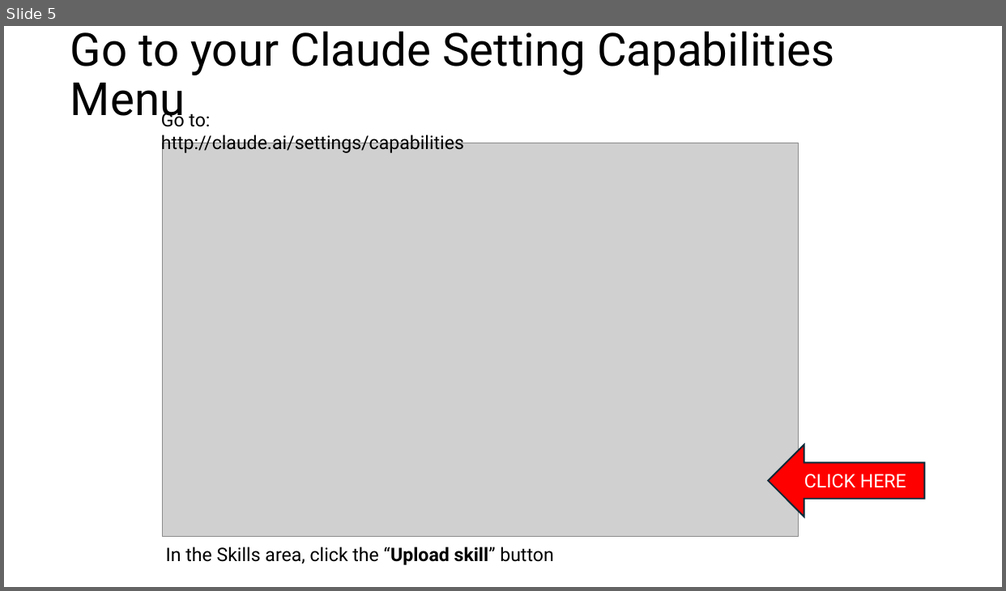
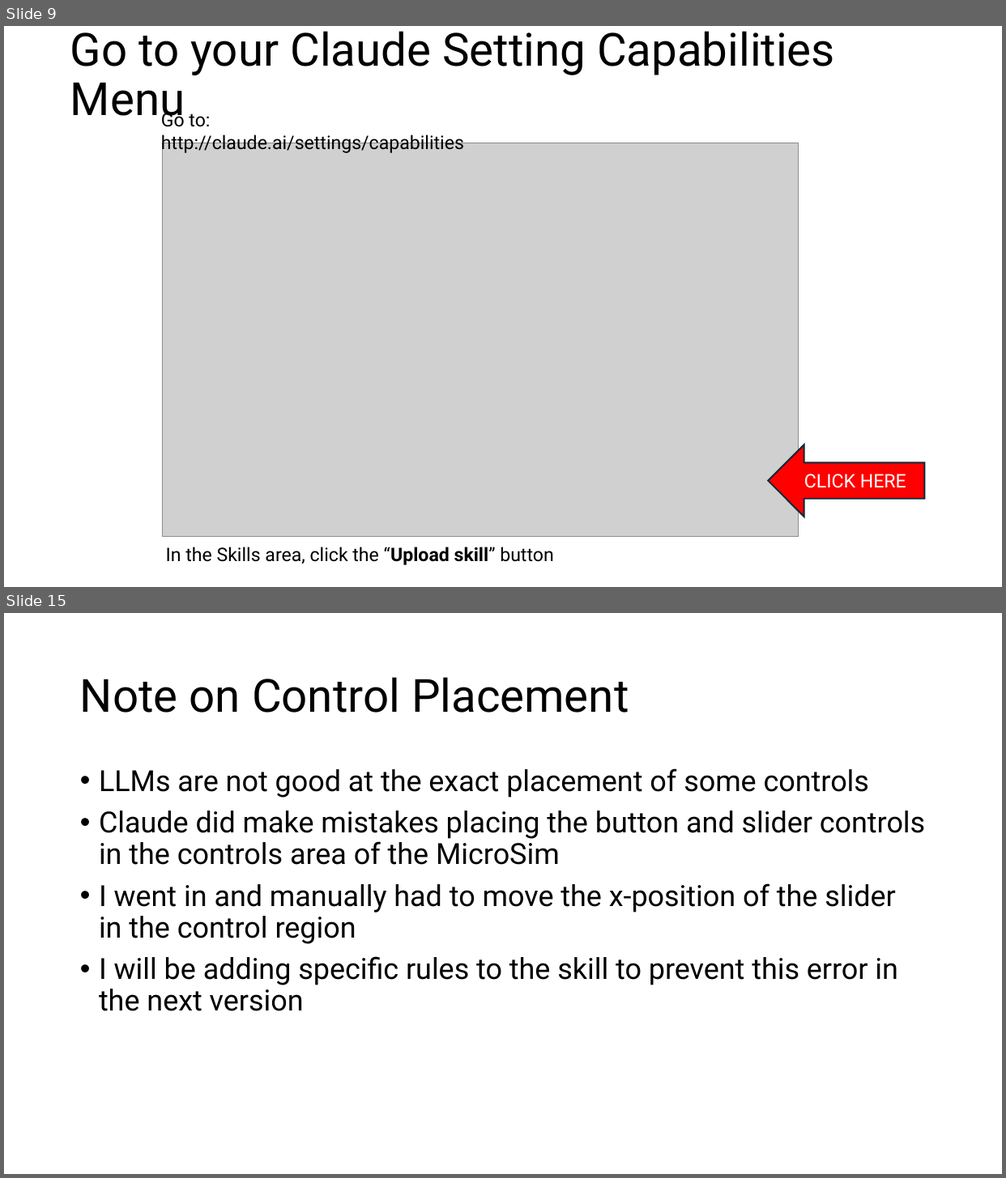
Before and after one commit to dmccreary/microsims, a slide deck: slides/Using-Claude-Skill-to-Generate-MicroSims.pptx. Shown one above the other, each under a label of ours: slide 5 before the commit, slides 9 and 15 after it; the slides between them are not shown. The pictures are 1006x591 and 1006x1178 pixels, drawn with LibreOffice and Linux fonts; fonts in the diff are those of the drawing; grey boxes stand for pictures. Boxes give left, top, right and bottom in pixels: in the first picture for what was removed or moved away, otherwise in the second. Text is boxed around its words. In the diff, an @@ line names an element or a change of style, - is before the commit and + after.

```diff
--- a/slides/Using-Claude-Skill-to-Generate-MicroSims.pptx
+++ b/slides/Using-Claude-Skill-to-Generate-MicroSims.pptx
@@ slide 15 added at (x1=4, y1=613, x2=1002, y2=1174), background #FFFFFF @@
@@ title added at (x1=80, y1=677, x2=629, y2=713), 44 pt, text #000000 @@
+Note on Control Placement
@@ text added at (x1=99, y1=769, x2=925, y2=1012), 28 pt, text #000000 @@
+• LLMs are not good at the exact placement of some controls
+• Claude did make mistakes placing the button and slider controls in the controls area of the MicroSim
+• I went in and manually had to move the x-position of the slider in the control region
+• I will be adding specific rules to the skill to prevent this error in the next version
@@ what was slide 5 is now slide 9 @@
```
Also in this commit, not shown: 5 slides changed, 32 other slides added, 1 slide removed, 2 other files.
